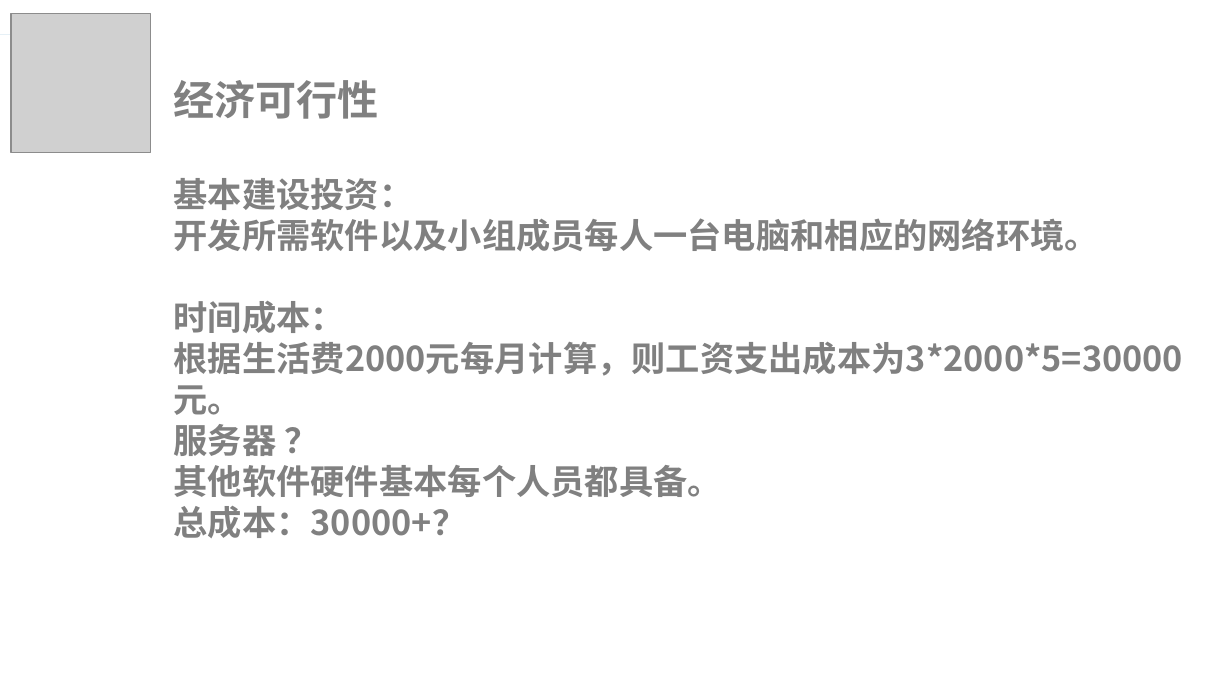
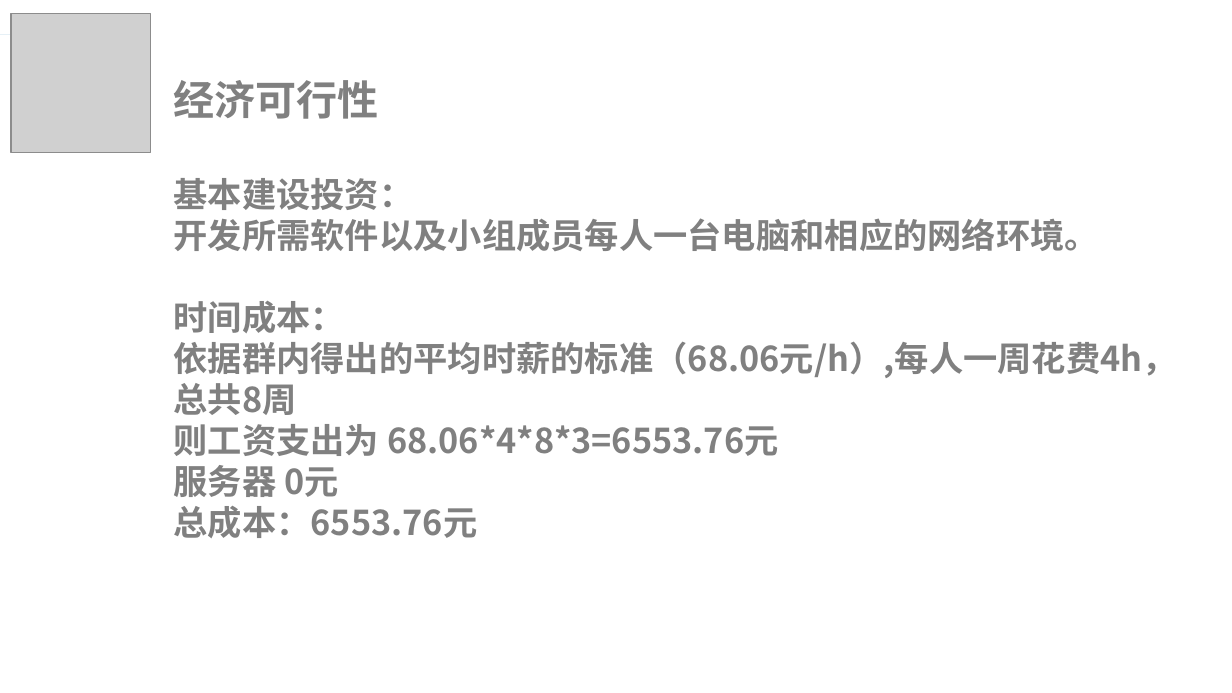
Before and after one commit to lorenzoyoung/ZUCC-Lazy-Bone, a slide deck: slide 17 of 评审PPT/项目计划/ZUCCLazyBone项目计划.pptx (slide 15 before the commit). Drawn at 1232x693 pixels with LibreOffice and Linux fonts; fonts in the diff are those of the drawing; grey boxes stand for pictures. Boxes give left, top, right and bottom in pixels: in the first picture for what was removed or moved away, otherwise in the second. Text is boxed around its words. In the diff, an @@ line names an element or a change of style, - is before the commit and + after.

Commit message:
update 0330
21:55:13 完成本周工作

```diff
--- a/评审PPT/项目计划/ZUCCLazyBone项目计划.pptx
+++ b/评审PPT/项目计划/ZUCCLazyBone项目计划.pptx
@@ text at (174, 342, 1177, 538): text changed @@
-根据生活费2000元每月计算，则工资支出成本为3*2000*5=30000元。
-服务器 ？
-其他软件硬件基本每个人员都具备。
-总成本：30000+？
+依据群内得出的平均时薪的标准（68.06元/h）,每人一周花费4h，总共8周
+则工资支出为 68.06*4*8*3=6553.76元
+服务器 0元
+总成本：6553.76元
```
Also in this commit, not shown: 5 other slides changed, 2 slides added, 18 other files.
